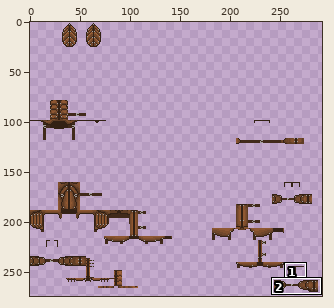
File history of a sprite sheet, src/main/resources/assets/dragonsurvival/textures/armor/leather_dragon_chestplate.png. Above, an overview of the earlier version with the close-up marked.
Close-up. First the earlier version:
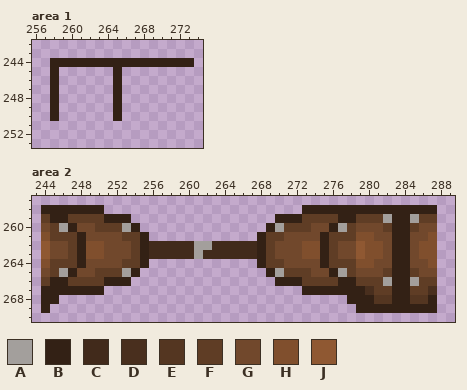
The file is 512x512 pixels. Colours within 5 levels of each other are drawn and written as one. Shown: area 1: x 256..274, y 242..253; area 2: x 243..289, y 257..270. The wide view leaves out empty margins. The commit also changed other parts of the picture, which this record leaves out.
Palette (. is transparent): A #a39f9c  B #332115  C #412a1b  D #492f1e  E #543621  F #5f3d25  G #71482c  H #804f2d  J #8f5832
The same view after the edit:
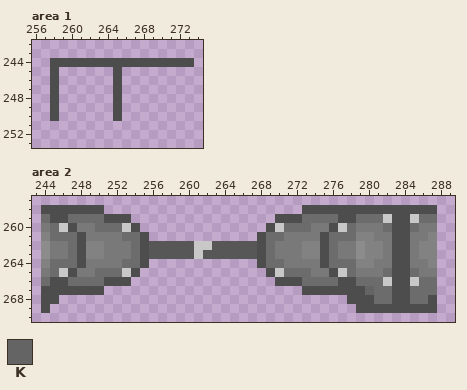
Colours new in this view: K #646464
Change:
@@ palette @@
-A #a39f9c
+A #c8c8c8
-B #332115
+B #4d4d4d
-C #412a1b
+C #575757
-F #5f3d25
+F #6c6c6c
-G #71482c
+G #797979
-H #804f2d
+H #828282
-J #8f5832
+J #8c8c8c
--- area 2
@@ x 278..289 @@
 266 BFFFABBAFF..
-267 BBDFFBBFFD..
-268 BBBEEBBEEB..
+267 BBKFFBBFFF..
+268 BBBFFBBFFB..
 269 .BBBBBBBBB..
Changed places in both close-ups, as pixel boxes (x1, y1, x2, y2):
changed: (50, 58, 194, 121)
changed: (41, 205, 437, 313)
